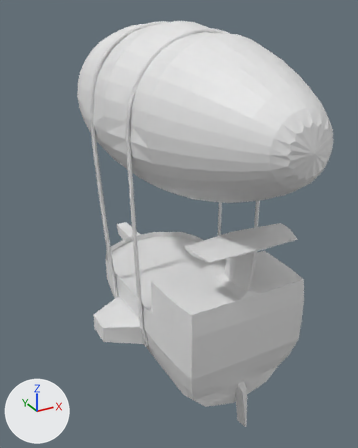
Renders of the Blender file Boat5 point 7.blend from each side of a commit.
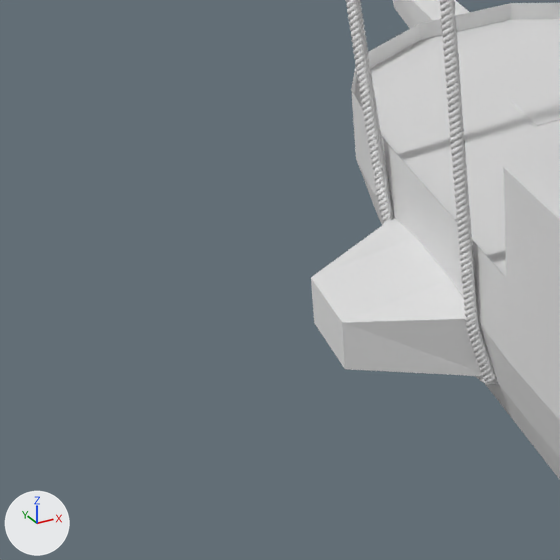
Each version is shown whole from a camera (50 mm lens) standing at (-10.74, -19.04, 16.12) and looking at (-0.48, -0.38, 6.79), then close up on the part from 0% to 47% of the width and 52% to 89% of the height. Lighting does not change. The marker at lower left points along +X, +Y and +Z.

Before the edit, the objects in view are built like this:
```python
me_circle_007 = bpy.data.meshes.new('Circle.007')
me_circle_007.from_pydata(...)  # 32 vertices, 0 faces, 32 loose edges; spans x -0.4..0.4, y -0.2..0.2, z -0.4..0.4
me_cube_002 = bpy.data.meshes.new('Cube.002')
me_cube_002.from_pydata(...)  # 350 vertices, 357 faces; spans x -4.64..4.64, y -5.76..8.09, z -1.29..7.72
me_cylinder_003 = bpy.data.meshes.new('Cylinder.003')
me_cylinder_003.from_pydata(...)  # 48 vertices, 40 faces; spans x -2.23..1.71, y -2.21..1.73, z -0.28..0.25
ob_circle_003 = bpy.data.objects.new('Circle.003', me_circle_007)
ob_circle_003.location = (0.0, 0.0, 0.0)
ob_circle_003.rotation_euler = (1.571, 0.0, 4.712)  # degrees (90, 0, 270)
ob_circle_003.scale = (0.291, 0.291, 0.291)
_m = ob_circle_003.modifiers.new('Screw', 'SCREW')
_m.steps = 8
_m.render_steps = 8
_m.iterations = 98
_m.axis = 'Y'
_m.angle = 12.57
_m.screw_offset = 2.5
_m = ob_circle_003.modifiers.new('Curve', 'CURVE')
_m.object = ob_beziercurve
_m.deform_axis = 'POS_Z'
ob_cube_001 = bpy.data.objects.new('Cube.001', me_cube_002)
ob_cube_001.location = (0.0, 0.0, 0.0)
ob_left_propeller_blade = bpy.data.objects.new('Left propeller blade', me_cylinder_003)
ob_left_propeller_blade.location = (-5.33, 2.1, 2.2)
ob_left_propeller_blade.rotation_euler = (1.571, 0.0, 0.0)  # degrees (90, 0, 0)
ob_left_propeller_blade.hide_set(True)
```
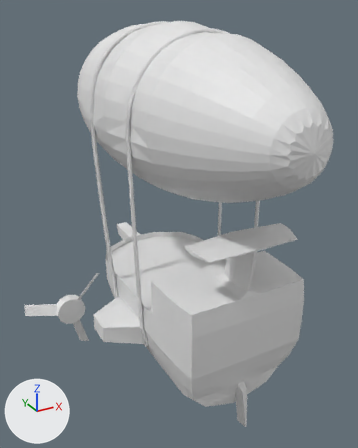
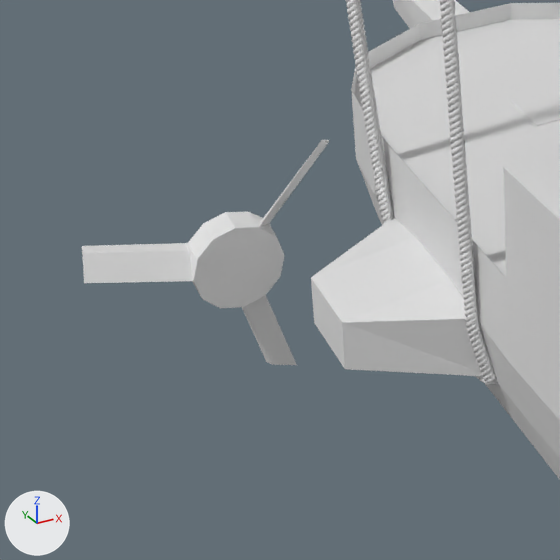
Location of each change, (x1, y1, x2, y2) in pixels of the close-ups (560 x 560 px):
'Left propeller blade', shown
    after: (82, 140, 329, 365)

Diff of the bpy script that builds the scene:
```diff
--- a/Boat5 point 7.blend.py
+++ b/Boat5 point 7.blend.py
@@ ob_left_propeller_blade @@
 ob_left_propeller_blade.rotation_euler = (1.571, 0.0, 0.0)  # degrees (90, 0, 0)
-ob_left_propeller_blade.hide_set(True)
```
